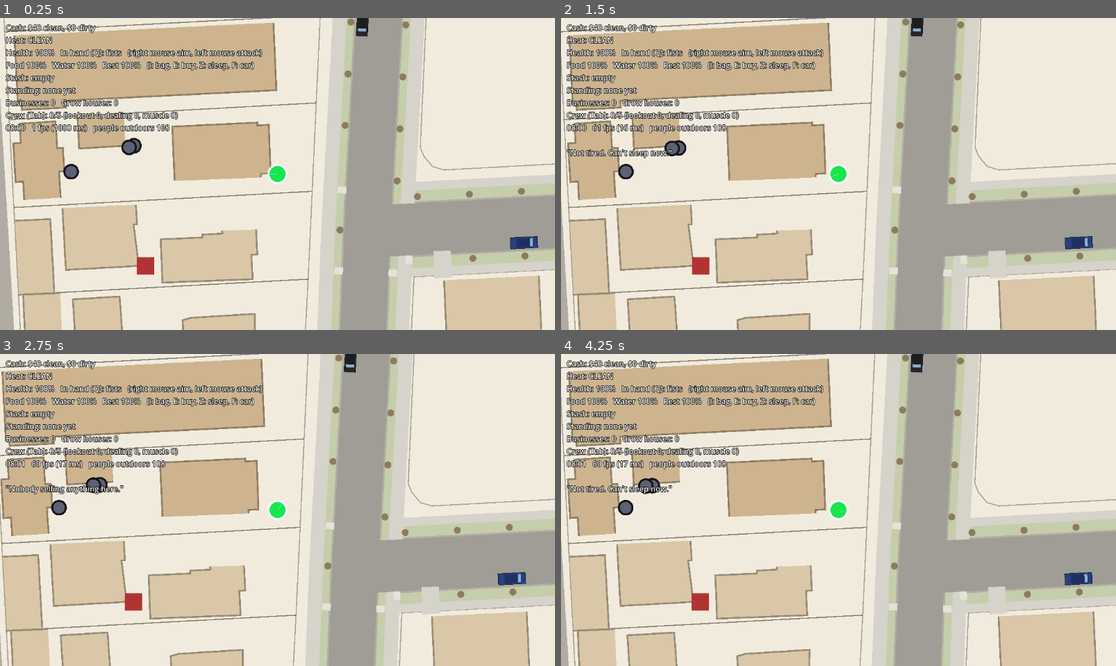
Above: before the commit, frames 1-4 (two rows, left to right).
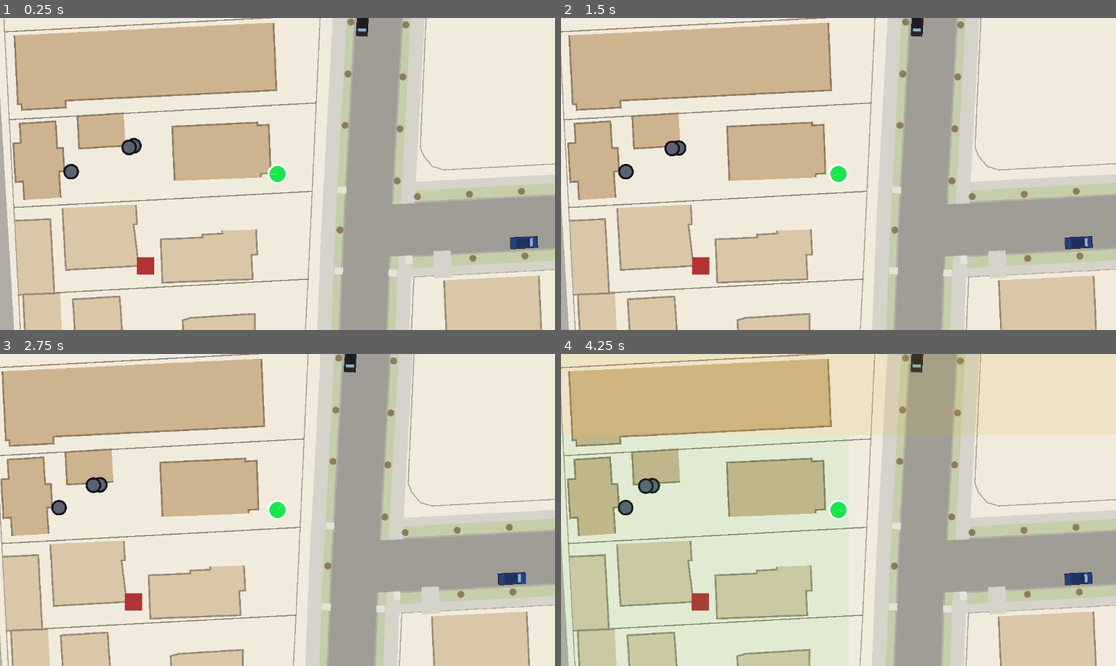
Above: after the commit, the same moments.

Repository: philippkasharov-bit/ganstoid
Game: Godot game, scene res://scenes/main.tscn
The game is run twice, just before and just after one commit, with the same random seed, the same clock (stepped at 60 frames per second) and the same inputs.
Inputs (mouse positions are in pixels of both pictures, inside the frame that each line leads up to):
- Up to frame 1 (0.25 s): no input
- Up to frame 2 (1.5 s): tap Enter (ui_accept) at 0.5, 0.77 s; move the mouse to (960, 158) at 0.52 s; hold Right (ui_right) 0.53-1.25 s; tap R (recruit) at 0.6 s; click (960, 158) at 0.67 s; tap Z (sleep) at 0.8 s; drag from (727, 189) to (810, 236) at 1.27 s
- Up to frame 3 (2.75 s): move the mouse to (333, 441) at 2.02 s; hold Right (ui_right) from 2.03 s (still down); tap E (store) at 2.1 s; tap T (tag, bound only after the commit) at 2.3 s
- Up to frame 4 (4.25 s): release Right (ui_right) at 2.75 s; drag from (810, 572) to (672, 463) at 2.77 s; move the mouse to (1005, 556) at 3.52 s; hold Left (ui_left) from 3.53 s (still down); right-click (1005, 556) at 3.6 s; tap Enter (ui_accept) at 3.77 s; tap Z (sleep) at 3.8 s; tap U (turf_map, bound only after the commit) at 4.15 s

The runs differ from the first frame. In frame 1, 3.5% of the frame differs, in the area x 1-48%, y 2-37%; in frame 2, 3.8%; in frame 3, 3.8%; in frame 4, 15%, in the area x 0-100%, y 0-45%.
Error after the commit: Parse Error: Function "_gang_name" has the same name as a previously declared function. (res://core/render/hud.gd:127)

Commit message:
TR1-TR3 + RG1: turf, tags, street tax, gangs that come for you
- TerritoryData: district in 120 m cells, each gang's influence 0-100 (the player's outfit is 'player'); saved with the game
- gangs start holding the cells round their fronts and get ten members each (people living nearest)
- influence: crew working a cell +4/h, owned business +2/h, gang members +0.6/h, tags (T) +8 (others -4), beating a gang's people on their turf; fades 1.5/h (gangs keep 40 on their fronts)
- control = 50+ and 1.5x the next; every morning held cells pay $25 street tax each
- RG1: grow to 25 on a cell a gang holds 25+ and it sends three armed members after you (every 3 game hours at most)
- U: turf map overlay; HUD turf line; GRAFFITI crime type; verify_territory
- checks: gang members are not plain civilians (they never call the police)

Co-Authored-By: Claude Opus 5.5 <noreply@anthropic.com>
Claude-Session: https://claude.ai/code/session_0181CUZ9xueroR9pN7WCQFBM

Diff:
--- a/core/render/hud.gd
+++ b/core/render/hud.gd
@@ -63,6 +63,7 @@
 		"Health: %d%%%s   In hand (Q): %s%s   (right mouse aim, left mouse attack)" % [roundi(npc.health * 100), "  BLEEDING (bandage: I)" if npc.bleeding else "", String(state.weapon), "  %d rounds" % state.ammo if state.weapon == &"pistol" else ""],
 		"Food %s   Water %s   Rest %s%s   (I: bag, E: buy, Z: sleep, F: car)" % [_need(npc.hunger), _need(npc.thirst), _need(npc.fatigue), "   ASLEEP..." if state.sleeping else ""],
 		"Stash: %s" % _format_inventory(state.inventory),
+		_turf_line(npc),
 		"Standing: %s" % _format_standing(state),
 		"Businesses: %d   Grow houses: %d" % [BusinessSystem.count_owned(_world), ProductionSystem.count_grow_houses(_world)],
 		"Crew (Tab): %d/%d (lookout %d, dealing %d, muscle %d%s)" % [state.crew_ids.size(), CrewSystem.MAX_CREW, CrewSystem.c …(263 unchanged characters)…
@@ -82,6 +83,19 @@
 	return "%02d:%02d" % [int(hours), int(fmod(hours, 1.0) * 60.0)]
 
 ## People on the street right now (indoors ones are not drawn).
+func _turf_line(npc: NPCData) -> String:
+	var t := TerritorySystem.data(_world)
+	if t == null:
+		return ""
+	var c := TerritoryData.cell_of(npc.position)
+	var owner := TerritorySystem.controller(t, c)
+	var who := "nobody's" if owner == &"" else ("YOURS" if owner == TerritorySystem.PLAYER else _gang_name(owner))
+	return "Turf: %s block (you %d)   blocks held %d   (T: tag, U: turf map)" % [who, roundi(TerritorySystem.get_influence(t, c, TerritorySystem.PLAYER)), TerritorySystem.cells_held(t, TerritorySystem.PLAYER)]
+
+func _gang_name(id: StringName) -> String:
+	var e: Entity = _world.entities.get(id)
+	return e.get_component(ComponentNames.GANG).display_name if e != null else String(id)
+
 static func _need(v: float) -> String:
 	if v < NeedsSystem.LOW:
 		return "LOW %d%%" % roundi(v * 100)
--- /dev/null
+++ b/core/render/turf_overlay.gd
@@ -0,0 +1,49 @@
+## Turf map (U): each cell tinted by who holds it, faint by influence where
+## nobody does. Read-only; redrawn a few times a second while shown.
+extends Node2D
+
+@export var world_driver_path: NodePath
+
+const REFRESH_S := 0.5
+var _world: World
+var _left := 0.0
+
+func _ready() -> void:
+	_world = get_node(world_driver_path).world
+	visible = false
+	z_index = 2
+	if not InputMap.has_action(&"turf_map"):
+		InputMap.add_action(&"turf_map")
+		var ev := InputEventKey.new()
+		ev.physical_keycode = KEY_U
+		InputMap.action_add_event(&"turf_map", ev)
+
+func _process(delta: float) -> void:
+	if Input.is_action_just_pressed(&"turf_map"):
+		visible = not visible
+	_left -= delta
+	if visible and _left <= 0.0:
+		_left = REFRESH_S
+		queue_redraw()
+
+func _draw() -> void:
+	var t := TerritorySystem.data(_world)
+	if t == null:
+		return
+	var size := Vector2.ONE * TerritoryData.CELL_M
+	for c in t.cells:
+		var owner := TerritorySystem.controller(t, c)
+		var top: StringName = owner
+		var top_v := 0.0
+		for g in t.cells[c]:
+			if t.cells[c][g] > top_v:
+				top_v = t.cells[c][g]
+				top = g
+		if top == &"" or top_v < 5.0:
+			continue
+		var col: Color = TerritorySystem.GANG_COLORS.get(top, Color.GRAY)
+		col.a = 0.35 if owner != &"" else 0.06 + top_v / 100.0 * 0.2
+		var r := Rect2(Vector2(c) * TerritoryData.CELL_M, size)
+		draw_rect(r, col)
+		if owner != &"":
+			draw_rect(r, Color(col, 0.9), false, 2.0)
--- a/core/systems/crime_system.gd
+++ b/core/systems/crime_system.gd
@@ -62,6 +62,7 @@
 	GanstoidEnums.CrimeType.GANG_JOB: 0.3,
 	GanstoidEnums.CrimeType.EXTORTION: 0.35,
 	GanstoidEnums.CrimeType.BURGLARY: 0.4,
+	GanstoidEnums.CrimeType.GRAFFITI: 0.08,
 }
 
 ## victim_id is only consumed by crime types that need one (PICKPOCKET);
--- a/core/systems/npc_combat_system.gd
+++ b/core/systems/npc_combat_system.gd
@@ -59,6 +59,26 @@
 				npc.indoors = false
 				_world.reindex_position(id)
 
+## RG1: a gang sends `n` of its people (standing, not already fighting) after
+## the player. Returns how many went.
+func send_squad(gang_id: StringName, n: int, tick: int) -> int:
+	var gang_e: Entity = _world.entities.get(gang_id)
+	if gang_e == null:
+		return 0
+	var until := tick + int(HOSTILE_S * SimClock.TICKS_PER_SECOND)
+	var sent := 0
+	for m in gang_e.get_component(ComponentNames.GANG).member_npc_ids:
+		var npc := _npc(m)
+		if sent >= n or npc == null or npc.is_down or hostile.has(m):
+			continue
+		hostile[m] = until
+		npc.is_busy = true
+		if npc.indoors:
+			npc.indoors = false
+		_world.reindex_position(m)
+		sent += 1
+	return sent
+
 ## Close in, then shoot when in range and in sight; one round per FIRE_EVERY_S.
 func _fight(npc: NPCData, target: NPCData, delta: float, tick: int) -> void:
 	var d := npc.position.distance_to(target.position)
--- a/core/systems/player_input_system.gd
+++ b/core/systems/player_input_system.gd
@@ -50,6 +50,7 @@
 const INVENTORY_ACTION := &"inventory"   # G2: I
 const SLEEP_ACTION := &"sleep"           # G2: Z
 const CAR_ACTION := &"car_door"          # V1: F
+const TAG_ACTION := &"tag"               # TR: T
 const SLOT_ACTIONS: Array[StringName] = [&"slot_1", &"slot_2", &"slot_3", &"slot_4", &"slot_5", &"slot_6", &"slot_7", &"slot_8", &"slot_9"]
 
 func _init(world: World) -> void:
@@ -88,6 +89,7 @@
 	_bind_key(INVENTORY_ACTION, KEY_I)
 	_bind_key(SLEEP_ACTION, KEY_Z)
 	_bind_key(CAR_ACTION, KEY_F)
+	_bind_key(TAG_ACTION, KEY_T)
 	for i in SLOT_ACTIONS.size():
 		_bind_key(SLOT_ACTIONS[i], KEY_1 + i)
 	_bind_mouse(ATTACK_ACTION, MOUSE_BUTTON_LEFT)
@@ -141,6 +143,8 @@
 		var wired := VehicleSystem.advance_hotwire(_world, npc, state)
 		if not wired.is_empty():
 			StreetTalk.say(_world, state, wired)
+		if Input.is_action_just_pressed(TAG_ACTION) and state.vehicle_id == &"" and TerritorySystem.data(_world) != null:
+			StreetTalk.say(_world, state, TerritorySystem.tag(_world, npc))
 		if state.vehicle_id != &"":
 			_drive(npc, state, delta)
 			continue   # at the wheel: WASD drive the car
--- a/core/systems/system_registry.gd
+++ b/core/systems/system_registry.gd
@@ -24,6 +24,9 @@
 	world.register_system(PlayerInputSystem.new(world))
 	world.register_system(NeedsSystem.new())
 	world.register_system(WitnessCallSystem.new(world))
+	var turf := TerritorySystem.new(world)
+	world.register_system(turf)
+	world.event_bus.subscribe(turf.on_assaulted)
 	var wounds := WoundSystem.new(world)
 	world.register_system(wounds)
 	world.event_bus.subscribe(wounds.on_wounded)
--- /dev/null
+++ b/core/systems/territory_system.gd
@@ -0,0 +1,203 @@
+## Territory (TR1-TR3 + RG1). Influence per turf cell, updated once a game hour:
+##   + crew you have working a cell (posted, dealing, muscle)   PLAYER_CREW_PER_HOUR
+##   + a business you own in it                                  PLAYER_SHOP_PER_HOUR
+##   + a gang's own people living and dealing there              GANG_MEMBER_PER_HOUR
+##   + tags (T) and beating a gang's people in their cell        (instant)
+##   - everyone fades back toward nothing                        DECAY_PER_HOUR
+## Control = at least CONTROL influence and well ahead of the next gang.
+## Every morning you collect street tax from each cell you control.
+## A gang that sees you growing on its turf sends a crew after you (RG1).
+class_name TerritorySystem
+extends SystemBase
+
+const ENTITY_ID := &"territory"
+const PLAYER := &"player"
+const CONTROL := 50.0
+const LEAD := 1.5
+const DECAY_PER_HOUR := 1.5
+const HOME_FLOOR := 40.0                 # a gang never fades below this on its own fronts
+const PLAYER_CREW_PER_HOUR := 4.0
+const PLAYER_SHOP_PER_HOUR := 2.0
+const GANG_MEMBER_PER_HOUR := 0.6
+const TAG_GAIN := 8.0
+const TAG_HIT_OTHERS := 4.0
+const BEATING_GAIN := 6.0
+const BEATING_LOSS := 10.0
+const TAX_PER_CELL := 25
+const TAX_HOUR := 6
+const PROVOKE := 25.0                    # your influence on a gang's cell that gets you noticed
+const SQUAD_SIZE := 3
+const WAR_COOLDOWN_H := 3.0
+const MEMBERS_PER_GANG := 10
+const GANG_COLORS := {&"gang_0": Color(0.55, 0.2, 0.75), &"gang_1": Color(0.1, 0.55, 0.85), &"gang_2": Color(0.85, 0.7, 0.1), &"player": Color(0.1, 0.85, 0.3)}
+
+var _world_ref: WeakRef
+var _world: World:
+	get:
+		return _world_ref.get_ref()
+
+func _init(world: World) -> void:
+	_world_ref = weakref(world)
+	tick_rate = GanstoidEnums.TickRate.HOT
+	required_component = ComponentNames.PLAYER_STATE
+
+static func data(world: World) -> TerritoryData:
+	var e: Entity = world.entities.get(ENTITY_ID)
+	return e.get_component(&"TerritoryData") if e != null else null
+
+## New game: the turf map, the gangs' home cells, and ten members a gang
+## (people who live nearest its fronts).
+static func seed(world: World) -> void:
+	var t := TerritoryData.new()
+	var e := Entity.new(ENTITY_ID)
+	e.add_component(t)
+	world.register_entity(e)
+	for g in world.get_entities_with_component(ComponentNames.GANG).values():
+		var gang: GangData = g.get_component(ComponentNames.GANG)
+		for b_id in gang.territory_building_ids:
+			var c := TerritoryData.cell_of(world.entities[b_id].get_component(ComponentNames.BUILDING).position)
+			for dx in range(-1, 2):
+				for dy in range(-1, 2):
+					var v := 70.0 if dx == 0 and dy == 0 else 35.0
+					set_influence(t, c + Vector2i(dx, dy), gang.id, maxf(v, get_influence(t, c + Vector2i(dx, dy), gang.id)))
+		_recruit_members(world, gang)
+
+static func _recruit_members(world: World, gang: GangData) -> void:
+	if gang.territory_building_ids.is_empty():
+		return
+	var base: Vector2 = world.entities[gang.territory_building_ids[0]].get_component(ComponentNames.BUILDING).position
+	var pool: Array = []
+	for e in world.get_entities_with_component(ComponentNames.NPC).values():
+		var n: NPCData = e.get_component(ComponentNames.NPC)
+		if not (n.is_cop or n.is_dealer or n.is_crew or n.gang_id != &"" or e.has_component(ComponentNames.PLAYER_STATE)) and world.entities.has(n.home_building_id):
+			pool.append([world.entities[n.home_building_id].get_component(ComponentNames.BUILDING).position.distance_to(base), n])
+	pool.sort_custom(func(a: Array, b: Array) -> bool: return a[0] < b[0] or (a[0] == b[0] and String(a[1].id) < String(b[1].id)))
+	for i in mini(MEMBERS_PER_GANG, pool.size()):
+		pool[i][1].gang_id = gang.id
+		gang.member_npc_ids.append(pool[i][1].id)
+
+static func get_influence(t: TerritoryData, c: Vector2i, gang: StringName) -> float:
+	return t.cells.get(c, {}).get(gang, 0.0)
+
+static func set_influence(t: TerritoryData, c: Vector2i, gang: StringName, v: float) -> void:
+	if not t.cells.has(c):
+		t.cells[c] = {}
+	t.cells[c][gang] = clampf(v, 0.0, 100.0)
+
+static func add_influence(t: TerritoryData, c: Vector2i, gang: StringName, dv: float) -> void:
+	set_influence(t, c, gang, get_influence(t, c, gang) + dv)
+
+## Who holds a cell (&"" = nobody).
+static func controller(t: TerritoryData, c: Vector2i) -> StringName:
+	var best: StringName = &""
+	var best_v := 0.0
+	var second := 0.0
+	for g in t.cells.get(c, {}):
+		var v: float = t.cells[c][g]
+		if v > best_v:
+			second = best_v
+			best_v = v
+			best = g
+		elif v > second:
+			second = v
+	return best if best_v >= CONTROL and best_v >= second * LEAD else &""
+
+static func cells_held(t: TerritoryData, gang: StringName) -> int:
+	var n := 0
+	for c in t.cells:
+		n += int(controller(t, c) == gang)
+	return n
+
+## T: spray your tag here. Raises your hold on the cell, dents everyone else's.
+static func tag(world: World, me: NPCData) -> Dictionary:
+	var t := data(world)
+	var c := TerritoryData.cell_of(me.position)
+	for g in t.cells.get(c, {}).keys():
+		if g != PLAYER:
+			add_influence(t, c, g, -TAG_HIT_OTHERS)
+	add_influence(t, c, PLAYER, TAG_GAIN)
+	CrimeSystem.broadcast_witnesses(world, me.position, CrimeSystem.SEVERITY_BY_TYPE[GanstoidEnums.CrimeType.GRAFFITI])
+	return {"ok": true, "effect": "tagged", "amount": roundi(get_influence(t, c, PLAYER))}
+
+## Beating a gang's people on their own turf costs them their grip there.
+func on_assaulted(event_name: StringName, payload: Dictionary) -> void:
+	if event_name != GanstoidEvents.ASSAULTED:
+		return
+	var victim: Entity = _world.entities.get(payload["victim_id"])
+	var npc: NPCData = victim.get_component(ComponentNames.NPC) if victim != null else null
+	var t := data(_world)
+	if npc == null or npc.gang_id == &"" or t == null:
+		return
+	var c := TerritoryData.cell_of(npc.position)
+	add_influence(t, c, npc.gang_id, -BEATING_LOSS)
+	add_influence(t, c, PLAYER, BEATING_GAIN)
+
+func process_entities(entities: Dictionary, _delta: float, tick: int) -> void:
+	var t := data(_world)
+	if t == null:
+		return
+	var hour := tick / SimClock.hours(1.0)
+	if hour == t.last_hour:
+		return
+	t.last_hour = hour
+	_hourly(t)
+	for player in entities.values():
+		_tax(t, player, tick)
+		_rivals_react(t, player.get_component(ComponentNames.NPC), tick)
+
+func _hourly(t: TerritoryData) -> void:
+	var homes := {}
+	for g in _world.get_entities_with_component(ComponentNames.GANG).values():
+		var gang: GangData = g.get_component(ComponentNames.GANG)
+		for b_id in gang.territory_building_ids:
+			homes[[TerritoryData.cell_of(_world.entities[b_id].get_component(ComponentNames.BUILDING).position), gang.id]] = true
+		for m in gang.member_npc_ids:
+			var me: Entity = _world.entities.get(m)
+			var n: NPCData = me.get_component(ComponentNames.NPC) if me != null else null
+			if n != null and not n.is_down:
+				add_influence(t, TerritoryData.cell_of(n.position), gang.id, GANG_MEMBER_PER_HOUR)
+	for c in t.cells:
+		for g in t.cells[c].keys():
+			var floor_v := HOME_FLOOR if homes.has([c, g]) else 0.0
+			t.cells[c][g] = maxf(floor_v, t.cells[c][g] - DECAY_PER_HOUR)
+	_player_sources(t)
+
+func _player_sources(t: TerritoryData) -> void:
+	for player in _world.get_entities_with_component(ComponentNames.PLAYER_STATE).values():
+		var state: PlayerStateData = player.get_component(ComponentNames.PLAYER_STATE)
+		for crew_id in state.crew_ids:
+			var e: Entity = _world.entities.get(crew_id)
+			var n: NPCData = e.get_component(ComponentNames.NPC) if e != null else null
+			if n != null and not n.is_down and n.crew_role in [GanstoidEnums.CrewRole.LOOKOUT, GanstoidEnums.CrewRole.DEALER, GanstoidEnums.CrewRole.MUSCLE]:
+				add_influence(t, TerritoryData.cell_of(n.position), PLAYER, PLAYER_CREW_PER_HOUR)
+	for b in _world.get_entities_with_component(ComponentNames.BUILDING).values():
+		var bd: BuildingData = b.get_component(ComponentNames.BUILDING)
+		if BusinessSystem.owned_by_player(bd):
+			add_influence(t, TerritoryData.cell_of(bd.position), PLAYER, PLAYER_SHOP_PER_HOUR)
+
+## Each morning: street tax from every cell you hold (dirty money).
+func _tax(t: TerritoryData, player: Entity, tick: int) -> void:
+	var day := tick / SimClock.day_ticks
+	if day == t.taxed_day or posmod(tick, SimClock.day_ticks) < SimClock.hours(TAX_HOUR):
+		return
+	t.taxed_day = day
+	var held := cells_held(t, PLAYER)
+	if held > 0:
+		Wallet.earn_dirty(_world, held * TAX_PER_CELL)
+		StreetTalk.say_key(_world, player.get_component(ComponentNames.PLAYER_STATE), "street_tax", held * TAX_PER_CELL)
+
+## RG1: a gang whose cell you are muscling into sends SQUAD_SIZE of its people.
+func _rivals_react(t: TerritoryData, me: NPCData, tick: int) -> void:
+	var combat := _world.find_system(NPCCombatSystem) as NPCCombatSystem
+	if combat == null or me.is_down:
+		return
+	for c in t.cells:
+		if get_influence(t, c, PLAYER) < PROVOKE:
+			continue
+		for g in t.cells[c]:
+			if g == PLAYER or t.cells[c][g] < PROVOKE or tick < t.war_until.get(g, 0):
+				continue
+			t.war_until[g] = tick + SimClock.hours(WAR_COOLDOWN_H)
+			var sent := combat.send_squad(g, SQUAD_SIZE, tick)
+			if sent > 0:
+				StreetTalk.say_key(_world, _world.entities[PlayerFactory.PLAYER_ENTITY_ID].get_component(ComponentNames.PLAYER_STATE), "gang_coming")
--- a/core/text/street_talk.gd
+++ b/core/text/street_talk.gd
@@ -32,6 +32,9 @@
 	"burgled": ["In and out. ${n} and some stuff.", "Cleaned it out: ${n}.", "${n} from a drawer. Gone."],
 	"own_home": ["That's your own place."],
 	"already_cleaned_out": ["Already cleaned out. Nothing left."],
+	"tagged": ["Tag's up. This block knows your name ({n}).", "Fresh paint. Your mark ({n})."],
+	"street_tax": ["Street tax came in: ${n}.", "Your blocks paid up: ${n}."],
+	"gang_coming": ["Word is a crew's coming for you. Watch the street.", "They noticed you on their turf. Company's coming."],
 	"bought": ["Paid ${n}.", "${n}, bagged.", "Done. ${n} lighter."],
 	"closed": ["Shutters down. Opens at seven.", "Closed for the night."],
 	"not_sold_here": ["They don't carry that here."],
--- a/core/worldgen/world_generator.gd
+++ b/core/worldgen/world_generator.gd
@@ -14,6 +14,7 @@
 	PopulationSeeder.seed(world, seed + 1, population_count, building_ids)
 	GoodsCatalog.seed_goods(world)
 	VehicleSeeder.seed(world, seed + 2, city, centre, radius)
+	TerritorySystem.seed(world)
 	_spawn_player_near(world, building_ids, centre)
 
 ## Player starts at the home nearest the district centre.
--- /dev/null
+++ b/data/components/territory_data.gd
@@ -0,0 +1,18 @@
+## Turf (TR1): the district cut into CELL_M squares; each holds every gang's
+## influence there (0-100). The player's own outfit is the gang id &"player".
+## One entity carries it, so a save keeps the map of who holds what.
+class_name TerritoryData
+extends Resource
+
+const CELL_M := 120.0
+
+@export var cells: Dictionary = {}          # Vector2i -> {gang id: influence}
+@export var last_hour: int = -1
+@export var war_until: Dictionary = {}       # gang id -> tick their last hit squad stands down
+@export var taxed_day: int = -1
+
+static func cell_of(p: Vector2) -> Vector2i:
+	return Vector2i((p / CELL_M).floor())
+
+static func centre_of(c: Vector2i) -> Vector2:
+	return (Vector2(c) + Vector2(0.5, 0.5)) * CELL_M
--- a/data/schemas/enums.gd
+++ b/data/schemas/enums.gd
@@ -84,4 +84,6 @@
 	EXTORTION,
 	## X2: breaking into a house.
 	BURGLARY,
+	## TR: spraying a gang tag.
+	GRAFFITI,
 }
--- a/debug/verify_phase1.gd
+++ b/debug/verify_phase1.gd
@@ -72,7 +72,7 @@
 			continue
 		var entity: Entity = world.entities[id]
 		var npc: NPCData = entity.get_component(ComponentNames.NPC)
-		if npc == null or npc.is_cop:
+		if npc == null or npc.is_cop or npc.gang_id != &"":   # TR: gang members never call the police
 			continue
 		var d := npc.position.distance_to(from)
 		if d < best_dist:
--- a/debug/verify_phase3_crew_dealer.gd
+++ b/debug/verify_phase3_crew_dealer.gd
@@ -87,6 +87,6 @@
 	for id in world.entities:
 		var e: Entity = world.entities[id]
 		var n: NPCData = e.get_component(ComponentNames.NPC)
-		if n != null and not n.is_cop and not n.is_dealer and not e.has_component(ComponentNames.PLAYER_STATE):
+		if n != null and not n.is_cop and not n.is_dealer and n.gang_id == &"" and not e.has_component(ComponentNames.PLAYER_STATE):   # TR: gang members are not plain civilians
 			out.append(n)
 	return out
--- a/debug/verify_phase3_crew_muscle.gd
+++ b/debug/verify_phase3_crew_muscle.gd
@@ -79,7 +79,7 @@
 	for id in world.entities:
 		var e: Entity = world.entities[id]
 		var n: NPCData = e.get_component(ComponentNames.NPC)
-		if n != null and not n.is_cop and not n.is_dealer and not e.has_component(ComponentNames.PLAYER_STATE):
+		if n != null and not n.is_cop and not n.is_dealer and n.gang_id == &"" and not e.has_component(ComponentNames.PLAYER_STATE):   # TR: gang members are not plain civilians
 			return n
 	return null
 
--- a/debug/verify_phase3_crew_recruit.gd
+++ b/debug/verify_phase3_crew_recruit.gd
@@ -82,7 +82,7 @@
 	for id in world.entities:
 		var e: Entity = world.entities[id]
 		var n: NPCData = e.get_component(ComponentNames.NPC)
-		if n != null and not n.is_cop and not n.is_dealer and not e.has_component(ComponentNames.PLAYER_STATE):
+		if n != null and not n.is_cop and not n.is_dealer and n.gang_id == &"" and not e.has_component(ComponentNames.PLAYER_STATE):   # TR: gang members are not plain civilians
 			out.append(n)
 	return out
 
--- a/debug/verify_phase3_lookout.gd
+++ b/debug/verify_phase3_lookout.gd
@@ -77,6 +77,6 @@
 	for id in world.entities:
 		var e: Entity = world.entities[id]
 		var n: NPCData = e.get_component(ComponentNames.NPC)
-		if n != null and not n.is_cop and not n.is_dealer and not e.has_component(ComponentNames.PLAYER_STATE):
+		if n != null and not n.is_cop and not n.is_dealer and n.gang_id == &"" and not e.has_component(ComponentNames.PLAYER_STATE):   # TR: gang members are not plain civilians
 			out.append(n)
 	return out
--- /dev/null
+++ b/debug/verify_territory.gd
@@ -0,0 +1,61 @@
+## TR validator on the real city:
+##   1. Each gang starts holding the cells round its fronts, with ten members.
+##   2. Tags raise your hold and dent theirs; it fades by the hour.
+##   3. Posted crew build influence until you hold a cell; the morning pays tax.
+##   4. Muscling into a gang's cell brings a squad after you.
+extends SceneTree
+
+func _initialize() -> void:
+	var world := World.new()
+	SystemRegistry.register_all(world)
+	TestWorlds.real_city(world, 3)
+	var t := TerritorySystem.data(world)
+	var held := {}
+	var members := {}
+	for g in world.get_entities_with_component(ComponentNames.GANG).values():
+		var gang: GangData = g.get_component(ComponentNames.GANG)
+		held[gang.id] = TerritorySystem.cells_held(t, gang.id)
+		members[gang.id] = gang.member_npc_ids.size()
+	print("cells held at start %s, members %s" % [held, members])
+	if not _check(held.values().all(func(v: int) -> bool: return v >= 1) and members.values().all(func(v: int) -> bool: return v >= 10), "gangs start with turf and people"):
+		return
+	var turf := world.find_system(TerritorySystem) as TerritorySystem
+	var me: NPCData = world.entities[PlayerFactory.PLAYER_ENTITY_ID].get_component(ComponentNames.NPC)
+	var state: PlayerStateData = world.entities[PlayerFactory.PLAYER_ENTITY_ID].get_component(ComponentNames.PLAYER_STATE)
+	var gang0: GangData = world.entities[&"gang_0"].get_component(ComponentNames.GANG)
+	var front: Vector2 = world.entities[gang0.territory_building_ids[0]].get_component(ComponentNames.BUILDING).position
+	var c := TerritoryData.cell_of(front)
+	var theirs := TerritorySystem.get_influence(t, c, &"gang_0")
+	me.position = front
+	world.reindex_position(me.id)
+	for i in 4:
+		TerritorySystem.tag(world, me)
+	var mine := TerritorySystem.get_influence(t, c, TerritorySystem.PLAYER)
+	print("4 tags on their front: you %.0f, them %.0f -> %.0f" % [mine, theirs, TerritorySystem.get_influence(t, c, &"gang_0")])
+	if not _check(mine == 32.0 and TerritorySystem.get_influence(t, c, &"gang_0") < theirs, "tags build yours and dent theirs"):
+		return
+	# one game hour later they react
+	var combat := world.find_system(NPCCombatSystem) as NPCCombatSystem
+	var players := world.get_entities_with_component(ComponentNames.PLAYER_STATE)
+	world.tick += SimClock.hours(1.0)
+	turf.process_entities(players, 0.0, world.tick)
+	print("an hour later: you %.0f, squad after you: %d" % [TerritorySystem.get_influence(t, c, TerritorySystem.PLAYER), combat.hostile.size()])
+	if not _check(combat.hostile.size() == TerritorySystem.SQUAD_SIZE, "a gang sends people after you"):
+		return
+	# an empty cell held by posted crew, then tax at 06:00
+	var quiet := Vector2i(-50, -50)
+	TerritorySystem.set_influence(t, quiet, TerritorySystem.PLAYER, 60.0)
+	var cash_before := me.cash
+	world.tick = (world.tick / SimClock.day_ticks + 1) * SimClock.day_ticks + SimClock.hours(6.5)
+	turf.process_entities(players, 0.0, world.tick)
+	print("held %d, cash %d -> %d" % [TerritorySystem.cells_held(t, TerritorySystem.PLAYER), cash_before, me.cash])
+	if not _check(TerritorySystem.cells_held(t, TerritorySystem.PLAYER) >= 1 and me.cash > cash_before, "held blocks pay street tax in the morning"):
+		return
+	print("TERRITORY_VERIFY: PASS")
+	quit()
+
+func _check(good: bool, what: String) -> bool:
+	if not good:
+		print("TERRITORY_VERIFY: FAIL - ", what)
+		quit(1)
+	return good
--- a/scenes/main.tscn
+++ b/scenes/main.tscn
@@ -6,6 +6,7 @@
 [ext_resource type="Script" path="res://core/render/city_layer.gd" id="4"]
 [ext_resource type="Script" path="res://core/render/player_camera.gd" id="5"]
 [ext_resource type="Script" path="res://core/render/aim_view.gd" id="6"]
+[ext_resource type="Script" path="res://core/render/turf_overlay.gd" id="7"]
 
 [node name="Main" type="Node2D"]
 
@@ -18,6 +19,10 @@
 
 [node name="RenderSync" type="Node2D" parent="."]
 script = ExtResource("2")
+world_driver_path = NodePath("../WorldDriver")
+
+[node name="TurfOverlay" type="Node2D" parent="."]
+script = ExtResource("7")
 world_driver_path = NodePath("../WorldDriver")
 
 [node name="AimView" type="Node2D" parent="."]
Not shown, added: core/render/turf_overlay.gd.uid
Not shown, added: core/systems/territory_system.gd.uid
Not shown, added: data/components/territory_data.gd.uid
Not shown, added: debug/verify_territory.gd.uid
Not shown: 1 places in scenes/main.tscn that only renumber resources
